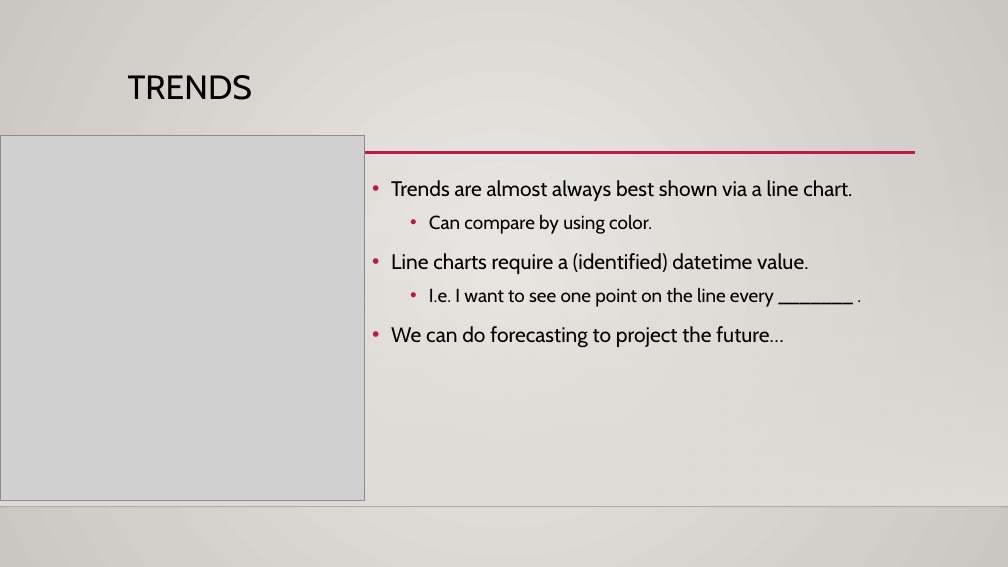
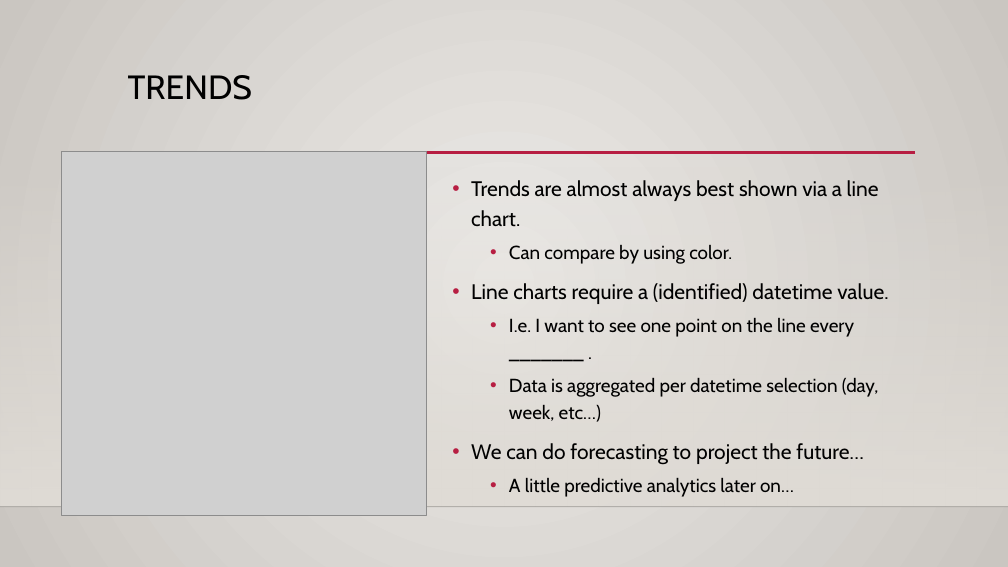
Before and after one commit to AkeemSemper/ml_datasets, a slide deck: slide 31 of slides/chapter_5.pptx (slide 29 before the commit). Drawn at 1008x567 pixels with LibreOffice and Linux fonts; fonts in the diff are those of the drawing; grey boxes stand for pictures; background and template pictures are left out. Boxes give left, top, right and bottom in pixels: in the first picture for what was removed or moved away, otherwise in the second. Text is boxed around its words. In the diff, an @@ line names an element or a change of style, - is before the commit and + after.

```diff
--- a/slides/chapter_5.pptx
+++ b/slides/chapter_5.pptx
@@ picture: place and size @@
-picture at <box>0,136,364,501</box>
+picture at <box>61,151,426,516</box>
@@ text "Trends are almost always best ...": place and size @@
-text "Trends are almost always best ..." at <box>391,180,852,348</box>
+text "Trends are almost always best ..." at <box>471,180,888,497</box>
@@ text at <box>509,378,879,422</box>: paragraph added @@
+  • Data is aggregated per datetime selection (day, week, etc…)
@@ text at <box>509,478,794,497</box>: paragraph added @@
+  • A little predictive analytics later on…
```
Also in this commit, not shown: 14 other slides changed, 2 slides added, 1 slide removed.
